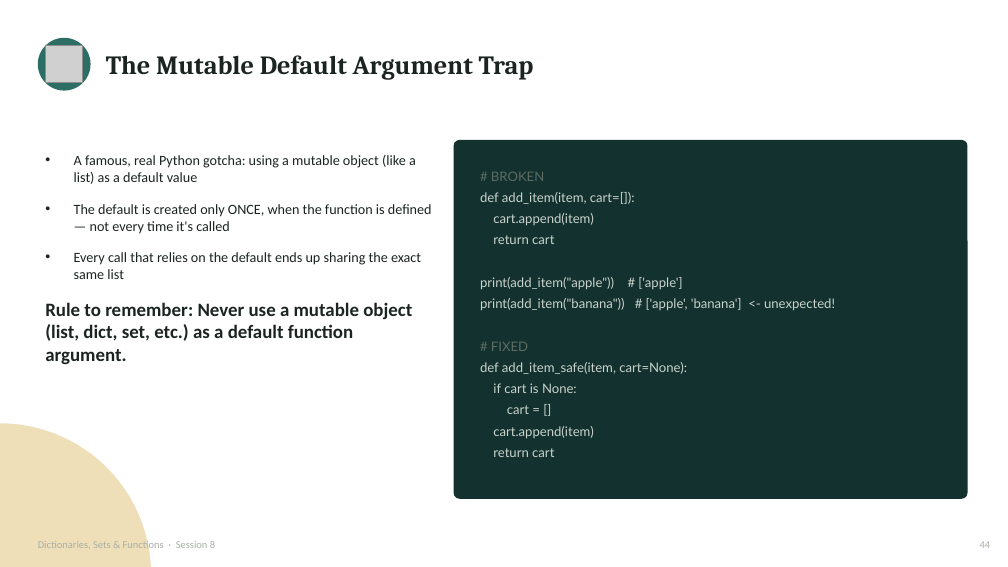
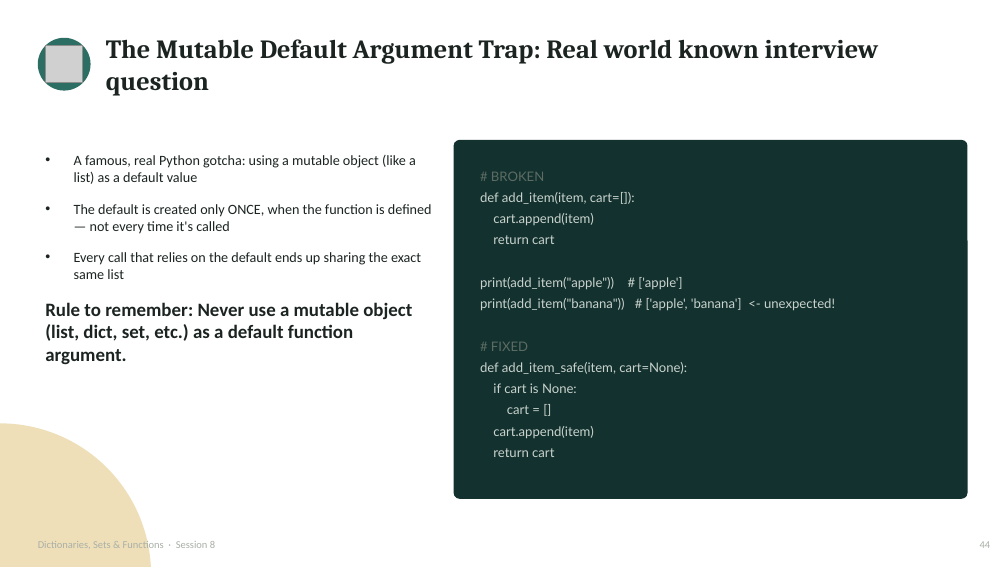
Before and after one commit to waseem-development/ai-ml-course, a slide deck: slide 45 of slides/1_python_slides/7_dicts_sets_functions.pptx. Drawn at 1008x567 pixels with LibreOffice and Linux fonts; fonts in the diff are those of the drawing; grey boxes stand for pictures. Boxes give left, top, right and bottom in pixels: in the first picture for what was removed or moved away, otherwise in the second. Text is boxed around its words. In the diff, an @@ line names an element or a change of style, - is before the commit and + after.

```diff
--- a/slides/1_python_slides/7_dicts_sets_functions.pptx
+++ b/slides/1_python_slides/7_dicts_sets_functions.pptx
@@ text at bbox=[106, 39, 879, 96]: text changed @@
-The Mutable Default Argument Trap
+The Mutable Default Argument Trap: Real world known interview question
```
Also in this commit, not shown: 3 other slides changed, 3 other files.
